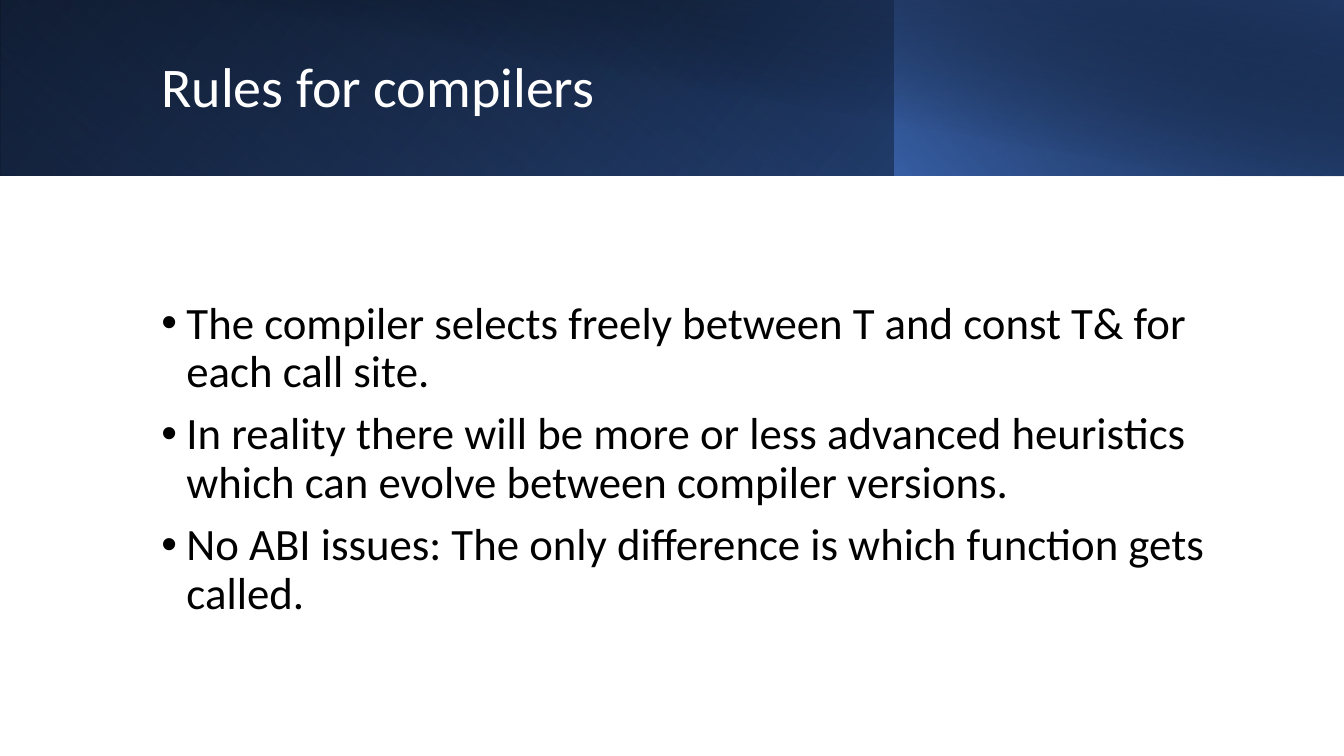
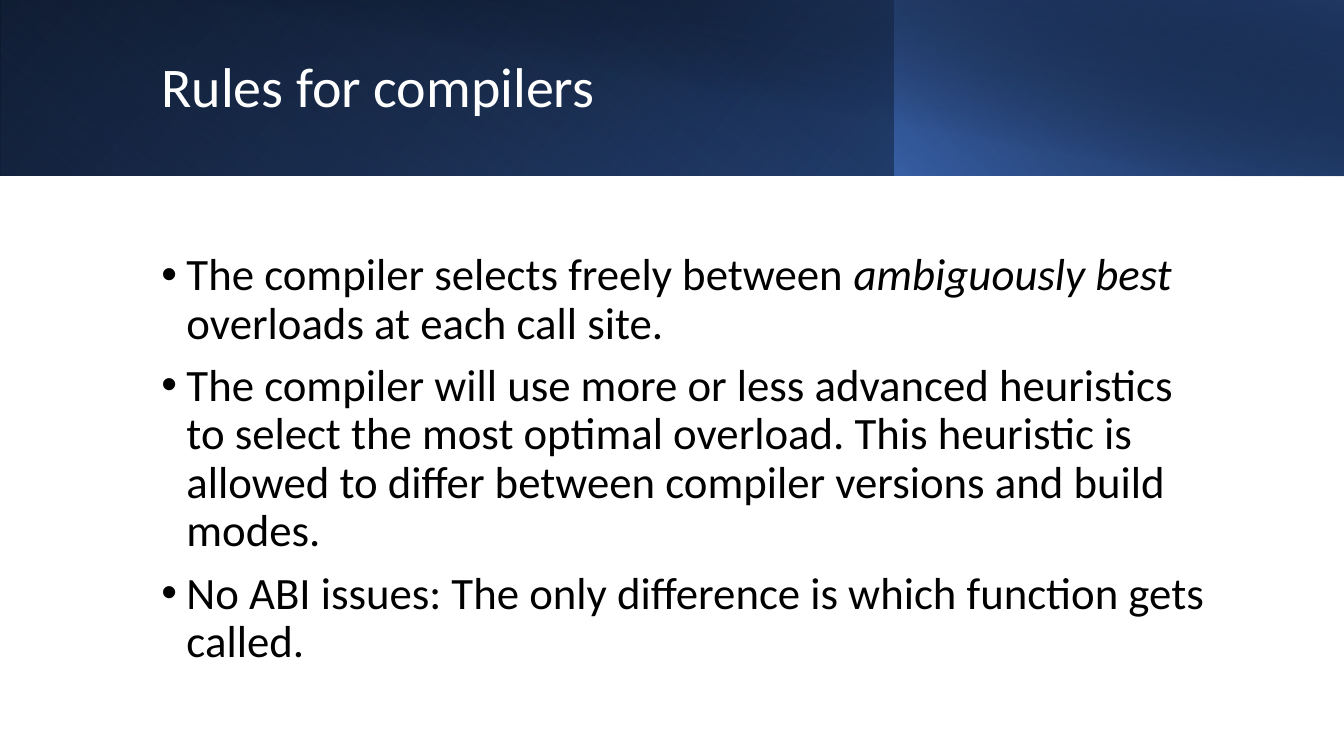
Before and after one commit to BengtGustafsson/isocpp-proposals, a slide deck: slide 8 of P2665-OverloadSelection/OverloadSelection.pptx (slide 5 before the commit). Drawn at 1344x756 pixels with LibreOffice and Linux fonts; fonts in the diff are those of the drawing. Boxes give left, top, right and bottom in pixels: in the first picture for what was removed or moved away, otherwise in the second. Text is boxed around its words. In the diff, an @@ line names an element or a change of style, - is before the commit and + after.

```diff
--- a/P2665-OverloadSelection/OverloadSelection.pptx
+++ b/P2665-OverloadSelection/OverloadSelection.pptx
@@ text at (x1=186, y1=259, x2=1173, y2=547): text changed @@
-• The compiler selects freely between T and const T& for each call site.
-• In reality there will be more or less advanced heuristics which can evolve between compiler versions.
+• The compiler selects freely between ambiguously best overloads at each call site.
+• The compiler will use more or less advanced heuristics to select the most optimal overload. This heuristic is allowed to differ between compiler versions and build modes.
```
Also in this commit, not shown: 5 other slides changed, 8 slides added, 1 slide removed, 17 other files.
